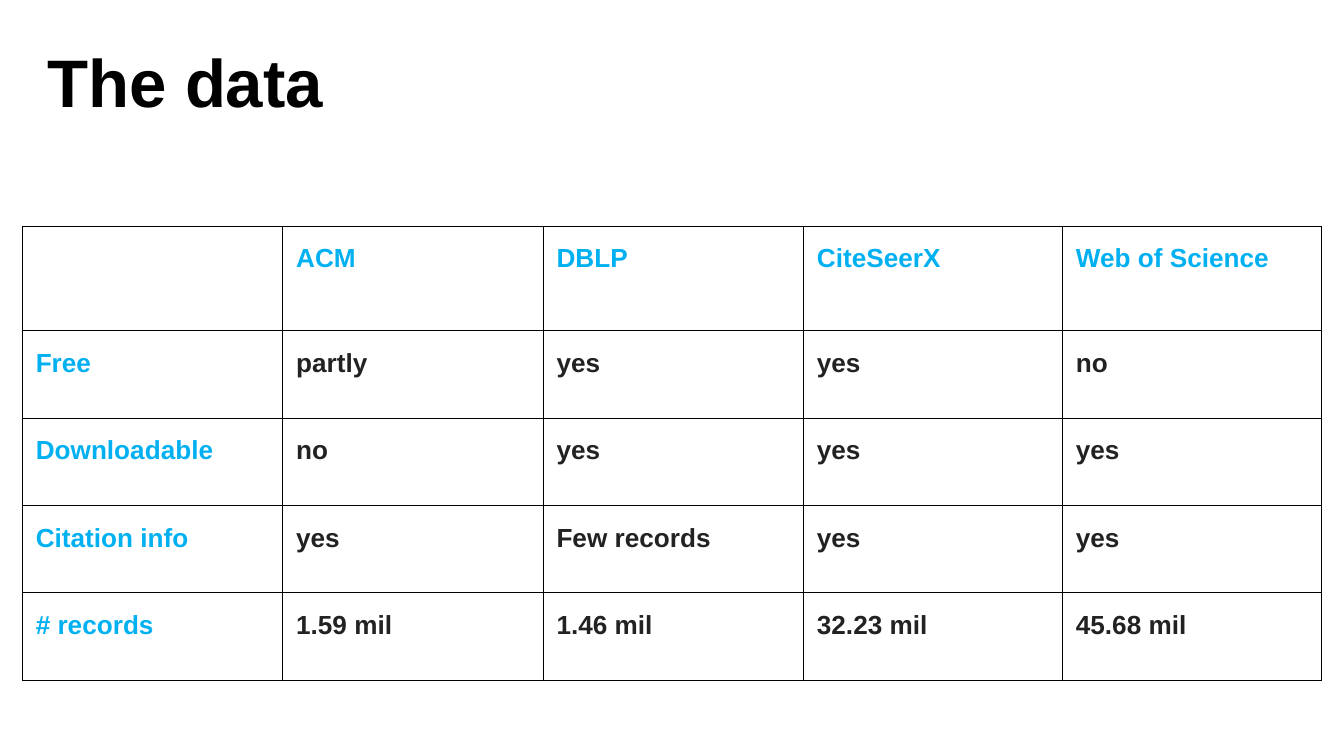
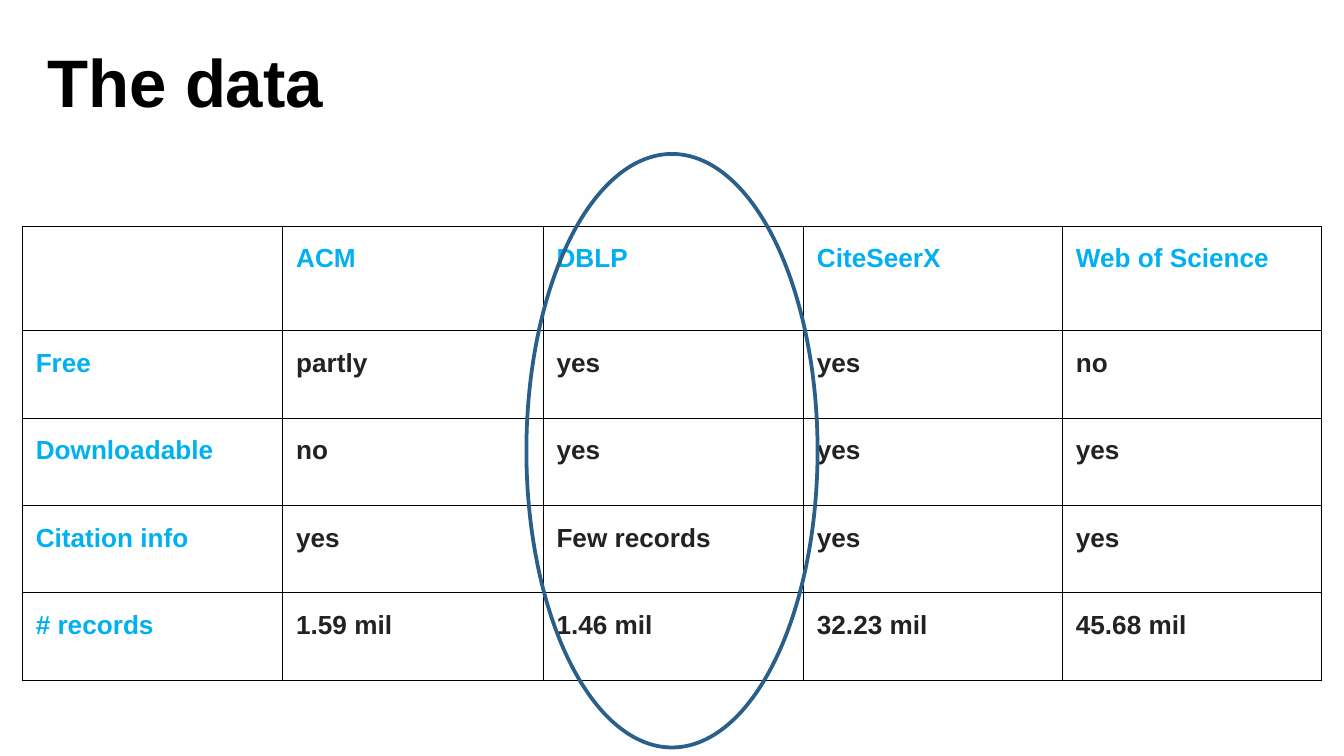
Before and after one commit to ag3859/RTBDProject, a slide deck: slide 5 of RTBD.pptx (slide 4 before the commit). Drawn at 1344x756 pixels with LibreOffice and Linux fonts; fonts in the diff are those of the drawing. Boxes give left, top, right and bottom in pixels: in the first picture for what was removed or moved away, otherwise in the second. Text is boxed around its words. In the diff, an @@ line names an element or a change of style, - is before the commit and + after.

```diff
--- a/RTBD.pptx
+++ b/RTBD.pptx
@@ ellipse added at [527,155,818,749], outline #2B5F8A 2 pt @@
```
Also in this commit, not shown: 7 other slides changed, 2 slides added.
